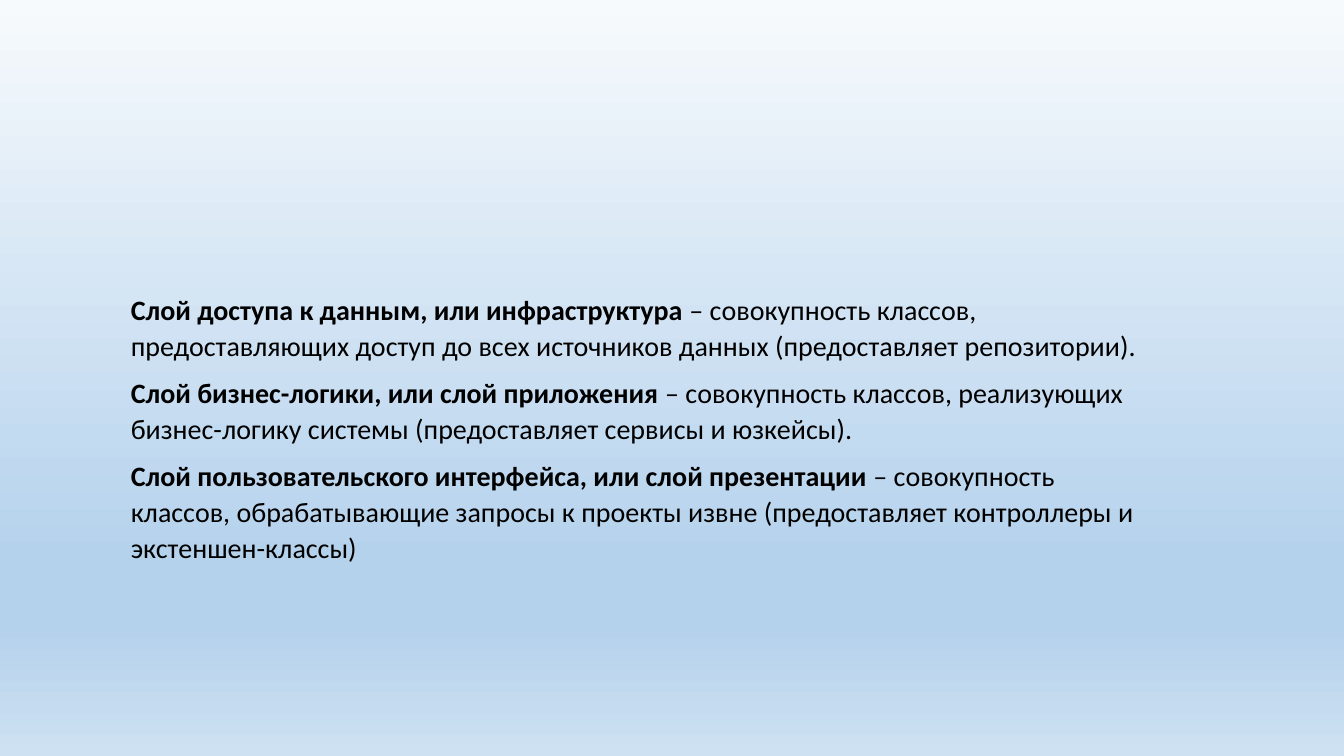
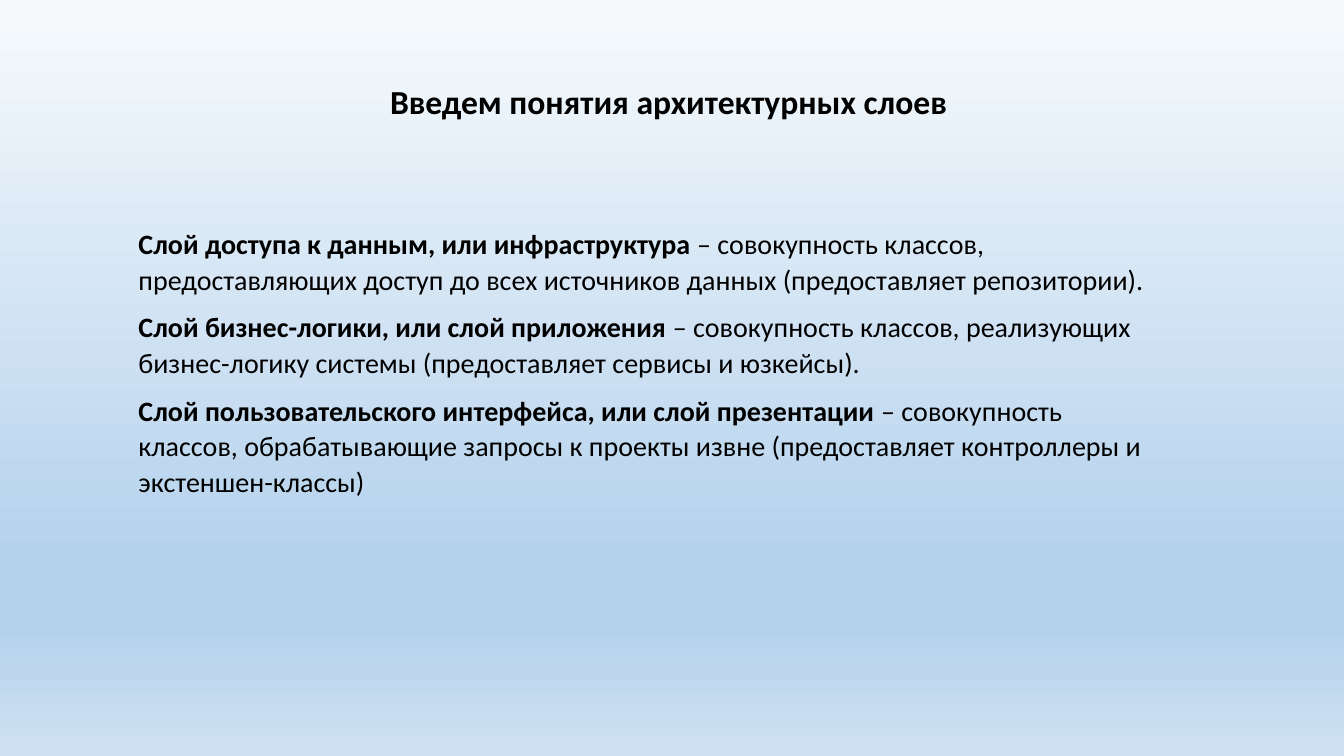
Before and after one commit to sergeyryskulov/Presentations, a slide deck: slide 6 of 10. Стандарты группы DocsVision/Стандарты на архитектуру кода группы DocsVision.pptx (slide 7 before the commit). Drawn at 1344x756 pixels with LibreOffice and Linux fonts; fonts in the diff are those of the drawing. Boxes give left, top, right and bottom in pixels: in the first picture for what was removed or moved away, otherwise in the second. Text is boxed around its words. In the diff, an @@ line names an element or a change of style, - is before the commit and + after.

```diff
--- a/10. Стандарты группы DocsVision/Стандарты на архитектуру кода группы DocsVision.pptx
+++ b/10. Стандарты группы DocsVision/Стандарты на архитектуру кода группы DocsVision.pptx
@@ text added at bbox=[390, 92, 947, 120], 24 pt, text #000000, bold @@
+Введем понятия архитектурных слоев
@@ text "Слой доступа к данным, или ...": place and size @@
-text "Слой доступа к данным, или ..." at bbox=[131, 301, 1136, 562]
+text "Слой доступа к данным, или ..." at bbox=[138, 235, 1143, 496]
```
Also in this commit, not shown: 4 other slides changed, 1 slide removed.
